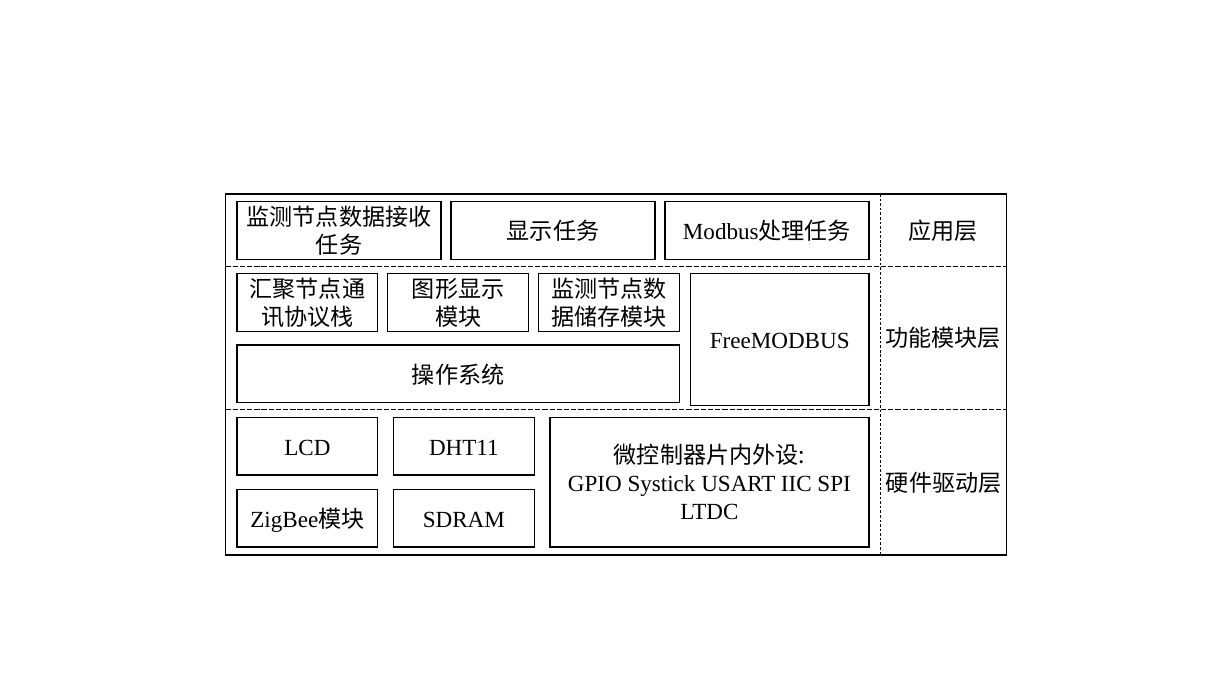
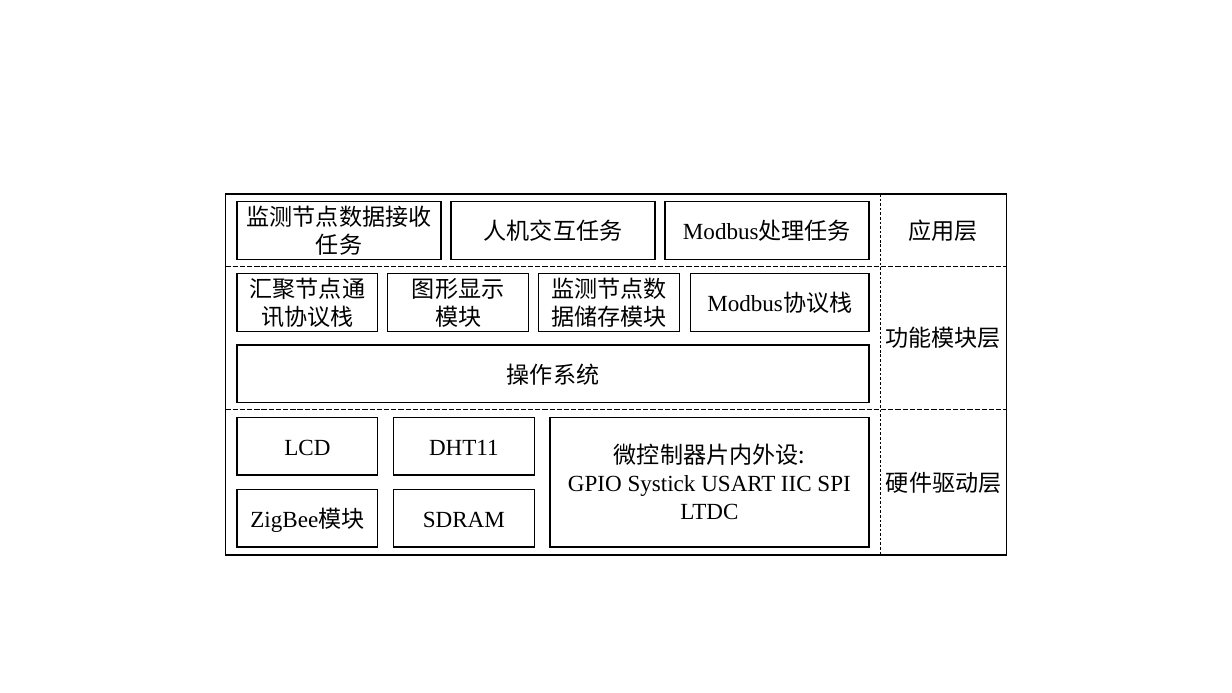
Before and after one commit to wangzilinn/Graduation_project, a slide deck: slide 8 of Doc/毕业论文/Img/框图.pptx (slide 7 before the commit). Drawn at 1232x693 pixels with LibreOffice and Linux fonts; fonts in the diff are those of the drawing. Boxes give left, top, right and bottom in pixels: in the first picture for what was removed or moved away, otherwise in the second. Text is boxed around its words. In the diff, an @@ line names an element or a change of style, - is before the commit and + after.

```diff
--- a/Doc/毕业论文/Img/框图.pptx
+++ b/Doc/毕业论文/Img/框图.pptx
@@ text in rectangle at [484, 219, 623, 241]: text changed @@
-显示任务
+人机交互任务
@@ rectangle "Modbus协议栈": place and size @@
-rectangle "Modbus协议栈" at [690, 274, 869, 406]
+rectangle "Modbus协议栈" at [690, 274, 869, 332]
@@ text in rectangle at [707, 293, 852, 313]: text changed @@
-FreeMODBUS
+Modbus协议栈
@@ rectangle "操作系统": place and size @@
-rectangle "操作系统" at [238, 345, 679, 403]
+rectangle "操作系统" at [238, 345, 870, 403]
```
Also in this commit, not shown: 1 other slide changed, 1 slide added, 1 other file.
